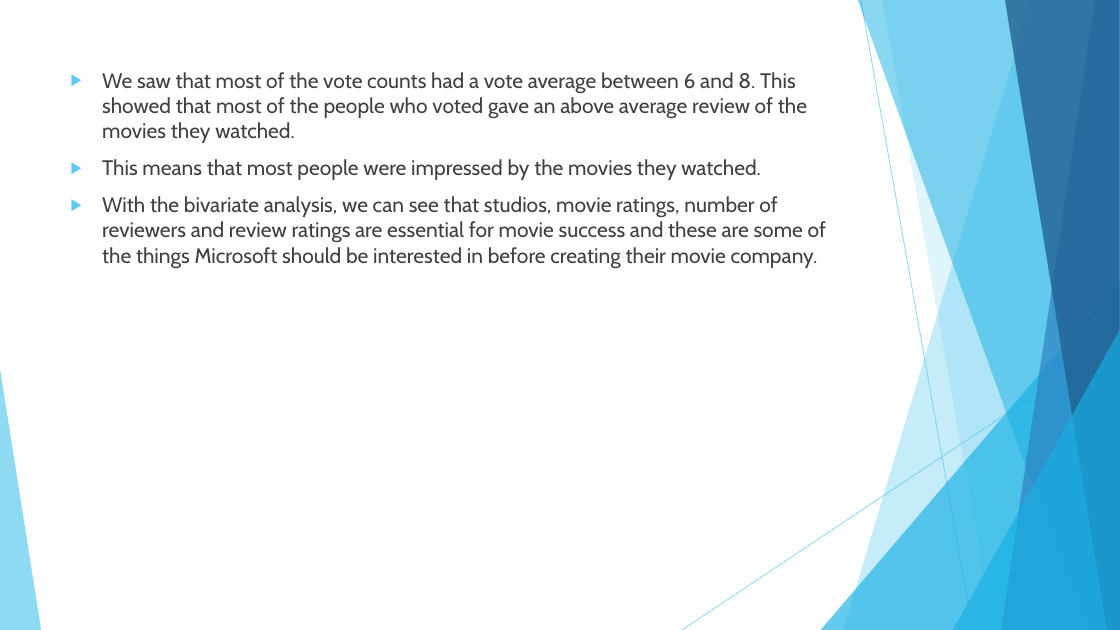
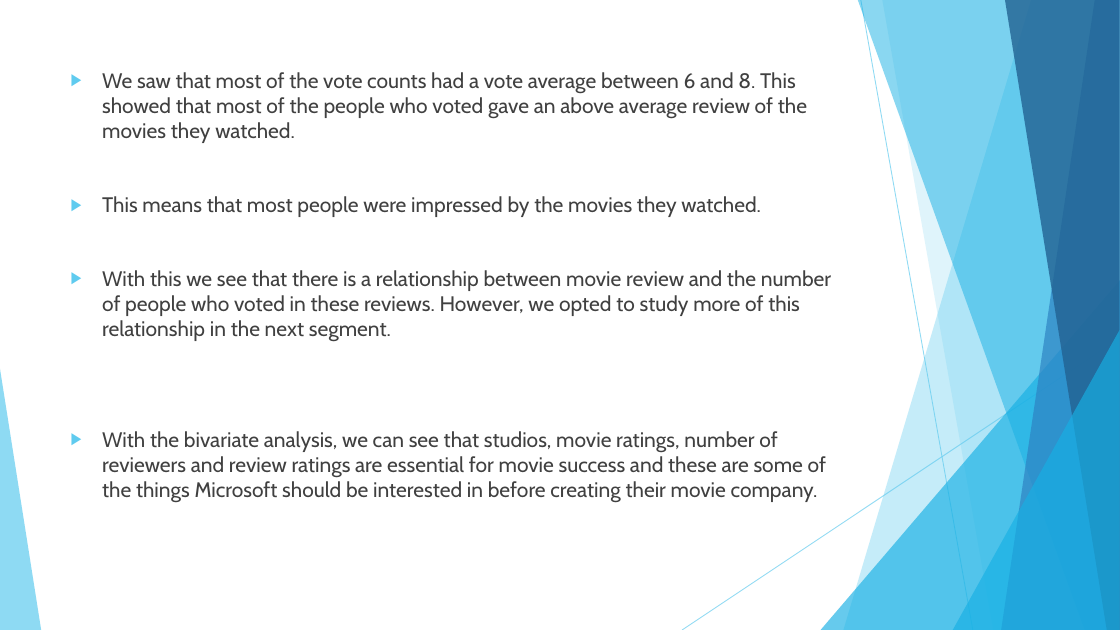
Before and after one commit to Kelvin-Rotich824/dsc-phase-1-project-v2-4, a slide deck: slide 32 of Phase 1 project presentation.pptx. Drawn at 1120x630 pixels with LibreOffice and Linux fonts; fonts in the diff are those of the drawing. Boxes give left, top, right and bottom in pixels: in the first picture for what was removed or moved away, otherwise in the second. Text is boxed around its words. In the diff, an @@ line names an element or a change of style, - is before the commit and + after.

```diff
--- a/Phase 1 project presentation.pptx
+++ b/Phase 1 project presentation.pptx
@@ text at (102, 270, 831, 342): paragraph added @@
+▶ With this we see that there is a relationship between movie review and the number of people who voted in these reviews. However, we opted to study more of this relationship in the next segment.
```
Also in this commit, not shown: 4 other slides changed, 1 other file.
